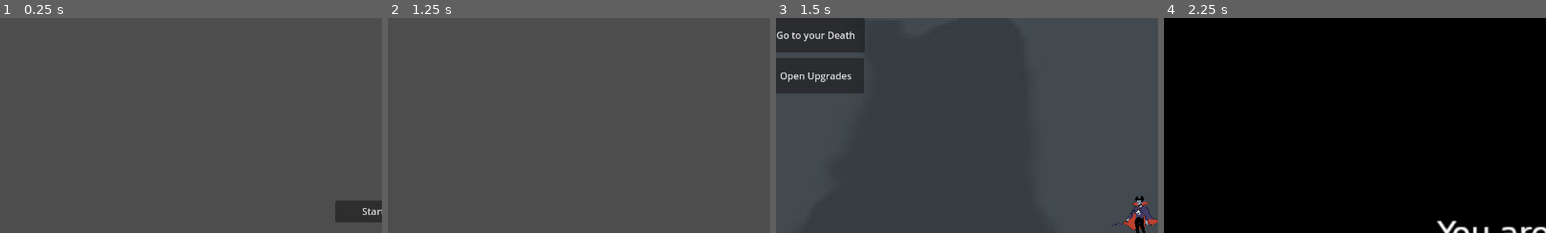
Above: before the commit, frames 1-4 (left to right).
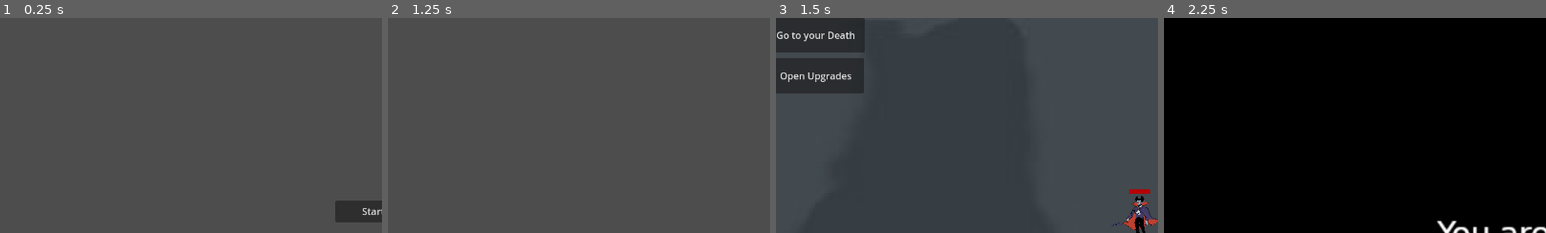
Above: after the commit, the same moments.

Repository: boswotcher/game-jam-07-2024
Game: Godot game, scene res://Scenes/title/titleScreen.tscn
Two runs of this game, one before a commit and one after it. Both use one fixed random seed, a clock stepped at 60 frames per second and the inputs below. The engine's default icon, where the game draws it, is replaced by a stand-in: a white triangle on a blue panel in a dark square.
Inputs:
- Up to frame 1 (0.25 s): no input
- Up to frame 2 (1.25 s): click "Start" at 0.5 s
- Up to frame 3 (1.5 s): click "Select" at 1.25 s
- Up to frame 4 (2.25 s): click "Go to your Death" at 2 s
The pictures show only the part of the screen within x 1-51%, y 0-50%; the shares and areas given below are measured in that part.

Frames 1-2 are identical in both runs. In frame 3, 0.1% of the frame differs, in the area x 92-98%, y 79-82%; in frame 4, nothing differs.

Commit message:
Adding attribute and health bar to player/enemies

Diff:
--- a/Player/player.gd
+++ b/Player/player.gd
@@ -1,6 +1,13 @@
 extends CharacterBody2D
 
 var movement_speed = 200.0
+var starting_health = 100
+
+var experience = 0.0
+var level = 1
+
+func _ready():
+	$Attributes.init(starting_health)
 
 func _physics_process(delta):
 	movement()
--- a/Player/player.tscn
+++ b/Player/player.tscn
@@ -1,7 +1,8 @@
-[gd_scene load_steps=4 format=3 uid="uid://dbea8h6i0r022"]
+[gd_scene load_steps=5 format=3 uid="uid://dbea8h6i0r022"]
 
 [ext_resource type="Script" path="res://player/player.gd" id="1_fbx7u"]
 [ext_resource type="Texture2D" uid="uid://doq20unan34lt" path="res://Assets/Textures/Player/Vampire_BASE.png" id="2_184ea"]
+[ext_resource type="PackedScene" uid="uid://dx4h6h1wbltss" path="res://Scenes/entities/attributes.tscn" id="3_siadi"]
 
 [sub_resource type="CapsuleShape2D" id="CapsuleShape2D_6xcjx"]
 radius = 229.0
@@ -10,6 +11,17 @@
 [node name="Player" type="CharacterBody2D"]
 script = ExtResource("1_fbx7u")
 
+[node name="Attributes" parent="." instance=ExtResource("3_siadi")]
+anchors_preset = 5
+anchor_top = 0.0
+anchor_bottom = 0.0
+offset_left = -176.0
+offset_top = -480.0
+offset_right = -176.0
+offset_bottom = -480.0
+grow_vertical = 1
+scale = Vector2(7, 7)
+
 [node name="Sprite2D" type="Sprite2D" parent="."]
 position = Vector2(11, 3)
 texture = ExtResource("2_184ea")
--- a/Scenes/enemies/enemy_template.tscn
+++ /dev/null
@@ -1,8 +0,0 @@
-[gd_scene load_steps=2 format=3 uid="uid://c521fnoy3iu8t"]
-
-[ext_resource type="Texture2D" uid="uid://c43iopbo60p1" path="res://icon.svg" id="1_uip30"]
-
-[node name="EnemyTemplate" type="Node2D"]
-
-[node name="Enemy" type="Sprite2D" parent="."]
-texture = ExtResource("1_uip30")
--- /dev/null
+++ b/Scenes/entities/attributes.gd
@@ -0,0 +1,22 @@
+extends Control
+
+var speed = 100.0
+var currentHealth = 0
+var maxHealth = 0
+
+signal entityDeath
+
+func init(health):
+	maxHealth = health
+	currentHealth = maxHealth
+	$healthBar.scale.x = (currentHealth as float/maxHealth as float)
+	pass
+
+func takeDamage(damage):
+	currentHealth -= damage
+	if(currentHealth <= 0):
+		die();
+	pass
+
+func die():
+	entityDeath.emit()
--- /dev/null
+++ b/Scenes/entities/attributes.tscn
@@ -0,0 +1,36 @@
+[gd_scene load_steps=2 format=3 uid="uid://dx4h6h1wbltss"]
+
+[ext_resource type="Script" path="res://Scenes/entities/attributes.gd" id="1_san38"]
+
+[node name="Attributes" type="Control"]
+layout_mode = 3
+anchors_preset = 8
+anchor_left = 0.5
+anchor_top = 0.5
+anchor_right = 0.5
+anchor_bottom = 0.5
+grow_horizontal = 2
+grow_vertical = 2
+script = ExtResource("1_san38")
+
+[node name="healthBarBG" type="ColorRect" parent="."]
+layout_mode = 1
+anchors_preset = 4
+anchor_top = 0.5
+anchor_bottom = 0.5
+offset_top = -5.0
+offset_right = 50.0
+offset_bottom = 5.0
+grow_vertical = 2
+color = Color(0, 0, 0, 1)
+
+[node name="healthBar" type="ColorRect" parent="."]
+layout_mode = 1
+anchors_preset = 4
+anchor_top = 0.5
+anchor_bottom = 0.5
+offset_top = -5.0
+offset_right = 50.0
+offset_bottom = 5.0
+grow_vertical = 2
+color = Color(0.719454, 2.55093e-06, 5.77569e-07, 1)
--- a/Scenes/enemies/enemies.gd
+++ b/Scenes/entities/enemies/enemies.gd
@@ -11,7 +11,7 @@
 	get_node("/root/World/Spawners/EnemySpawner_7")
 ]
 
-@onready var enemy_template = preload("res://Scenes/enemies/enemy_template.tscn")
+@onready var enemy_template = preload("res://Scenes/entities/enemies/enemy_template.tscn")
 
 @onready var enemy_nodes = get_node("/root/World/Enemies")
 @onready var player_node = get_node("/root/World/Player")
--- /dev/null
+++ b/Scenes/entities/enemies/enemy_template.gd
@@ -0,0 +1,12 @@
+extends Node2D
+
+
+# Called when the node enters the scene tree for the first time.
+func _ready():
+	$Attributes.init(5)
+	pass # Replace with function body.
+
+
+# Called every frame. 'delta' is the elapsed time since the previous frame.
+func _process(delta):
+	pass
--- /dev/null
+++ b/Scenes/entities/enemies/enemy_template.tscn
@@ -0,0 +1,22 @@
+[gd_scene load_steps=4 format=3 uid="uid://c521fnoy3iu8t"]
+
+[ext_resource type="PackedScene" uid="uid://dx4h6h1wbltss" path="res://Scenes/entities/attributes.tscn" id="1_4v8h7"]
+[ext_resource type="Script" path="res://Scenes/entities/enemies/enemy_template.gd" id="1_476py"]
+[ext_resource type="Texture2D" uid="uid://c43iopbo60p1" path="res://icon.svg" id="2_y5mh5"]
+
+[node name="EnemyTemplate" type="Node2D"]
+script = ExtResource("1_476py")
+
+[node name="Attributes" parent="." instance=ExtResource("1_4v8h7")]
+anchors_preset = 5
+anchor_top = 0.0
+anchor_bottom = 0.0
+offset_left = -25.0
+offset_top = -48.0
+offset_right = 25.0
+offset_bottom = -38.0
+grow_vertical = 1
+
+[node name="Enemy" type="Sprite2D" parent="."]
+scale = Vector2(0.40625, 0.40625)
+texture = ExtResource("2_y5mh5")
--- a/Scenes/main.tscn
+++ b/Scenes/main.tscn
@@ -1,11 +1,8 @@
-[gd_scene load_steps=4 format=3 uid="uid://llxed6q5e54"]
+[gd_scene load_steps=2 format=3 uid="uid://cuae3nwgssg5w"]
 
-[ext_resource type="Script" path="res://Scenes/main.gd" id="1_6bnm7"]
-[ext_resource type="Script" path="res://Scenes/OpenUpgradesButton.gd" id="3_gpiv4"]
 [ext_resource type="PackedScene" uid="uid://c057qvmvmvdao" path="res://Scenes/upgrades/upgradeModal.tscn" id="4_syll3"]
 
 [node name="Main" type="Node2D"]
-script = ExtResource("1_6bnm7")
 
 [node name="GoToDeathButton" type="Button" parent="."]
 offset_right = 163.0
@@ -18,7 +15,6 @@
 offset_right = 162.0
 offset_bottom = 126.0
 text = "Open Upgrades"
-script = ExtResource("3_gpiv4")
 
 [node name="UpgradeModal" parent="." instance=ExtResource("4_syll3")]
 visible = false
--- a/Scenes/world/world.tscn
+++ b/Scenes/world/world.tscn
@@ -4,8 +4,8 @@
 [ext_resource type="Script" path="res://Scenes/world/world.gd" id="1_hbo60"]
 [ext_resource type="PackedScene" uid="uid://dbea8h6i0r022" path="res://Player/player.tscn" id="2_7xspl"]
 [ext_resource type="PackedScene" uid="uid://ci8ab86c4bvb7" path="res://Scenes/world/uiOverlay/uiOverlay.tscn" id="4_n5cui"]
-[ext_resource type="Script" path="res://Scenes/enemies/enemies.gd" id="5_dsnuh"]
-[ext_resource type="PackedScene" uid="uid://c74poeynv36n8" path="res://Scenes/enemies/enemy_spawner.tscn" id="6_37j8o"]
+[ext_resource type="Script" path="res://Scenes/entities/enemies/enemies.gd" id="5_dsnuh"]
+[ext_resource type="PackedScene" uid="uid://c74poeynv36n8" path="res://Scenes/entities/enemies/enemy_spawner.tscn" id="6_37j8o"]
 
 [node name="World" type="Node2D"]
 script = ExtResource("1_hbo60")
Renamed: Scenes/enemies/enemy_spawner.tscn -> Scenes/entities/enemies/enemy_spawner.tscn
